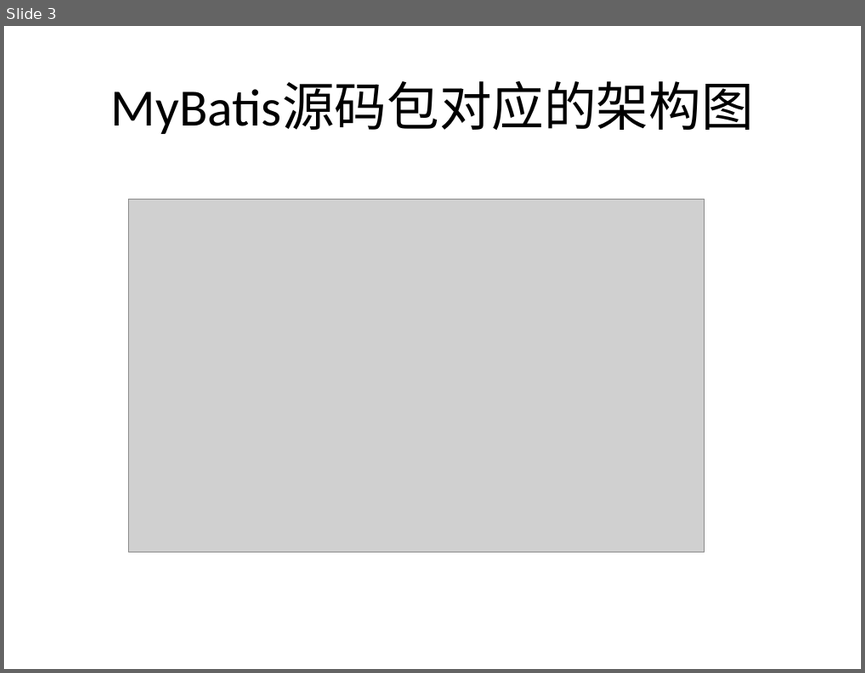
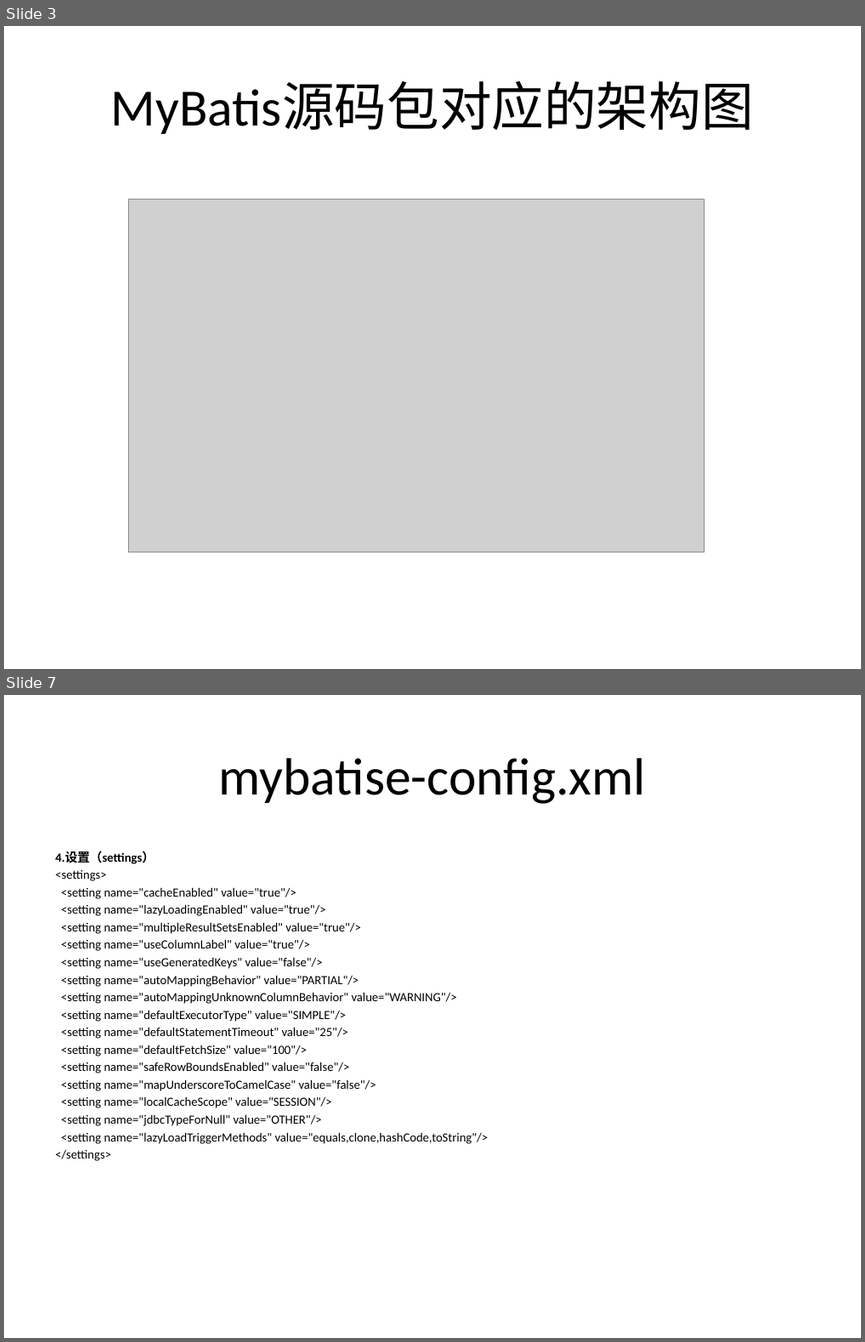
Before and after one commit to nicholas879110/doc, a slide deck: mybatise.pptx. Shown one above the other, each under a label of ours: slide 3 before the commit, slides 3 and 7 after it; the slides between them are not shown. The pictures are 865x673 and 865x1342 pixels, drawn with LibreOffice and Linux fonts; fonts in the diff are those of the drawing; grey boxes stand for pictures. Boxes give left, top, right and bottom in pixels: in the first picture for what was removed or moved away, otherwise in the second. Text is boxed around its words. In the diff, an @@ line names an element or a change of style, - is before the commit and + after.

```diff
--- a/mybatise.pptx
+++ b/mybatise.pptx
@@ slide 7 added at (4, 695, 861, 1338), background #FFFFFF @@
@@ title added at (219, 758, 646, 804), 44 pt, text #000000 @@
+mybatise-config.xml
@@ text added at (55, 851, 488, 1161), 10.5 pt, text #000000 @@
+4.设置（settings）
+<settings>
+<setting name="cacheEnabled" value="true"/>
+<setting name="lazyLoadingEnabled" value="true"/>
+<setting name="multipleResultSetsEnabled" value="true"/>
+<setting name="useColumnLabel" value="true"/>
+<setting name="useGeneratedKeys" value="false"/>
+<setting name="autoMappingBehavior" value="PARTIAL"/>
+<setting name="autoMappingUnknownColumnBehavior" value="WARNING"/>
+<setting name="defaultExecutorType" value="SIMPLE"/>
+<setting name="defaultStatementTimeout" value="25"/>
+<setting name="defaultFetchSize" value="100"/>
+<setting name="safeRowBoundsEnabled" value="false"/>
+<setting name="mapUnderscoreToCamelCase" value="false"/>
+<setting name="localCacheScope" value="SESSION"/>
+<setting name="jdbcTypeForNull" value="OTHER"/>
+<setting name="lazyLoadTriggerMethods" value="equals,clone,hashCode,toString"/>
+</settings>
```
Also in this commit, not shown: 18 other slides added, 1 slide removed, 4 other files.
